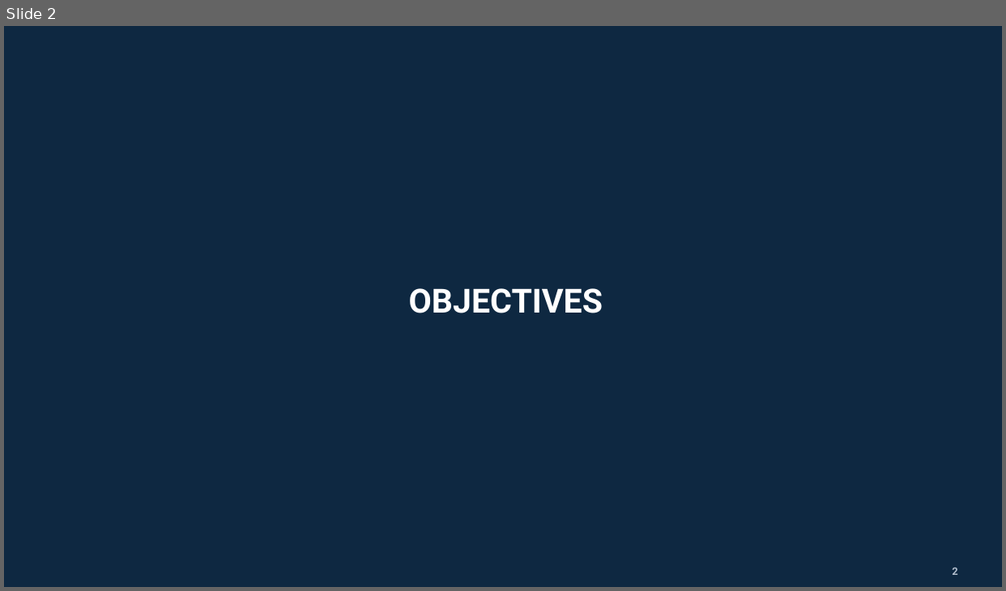
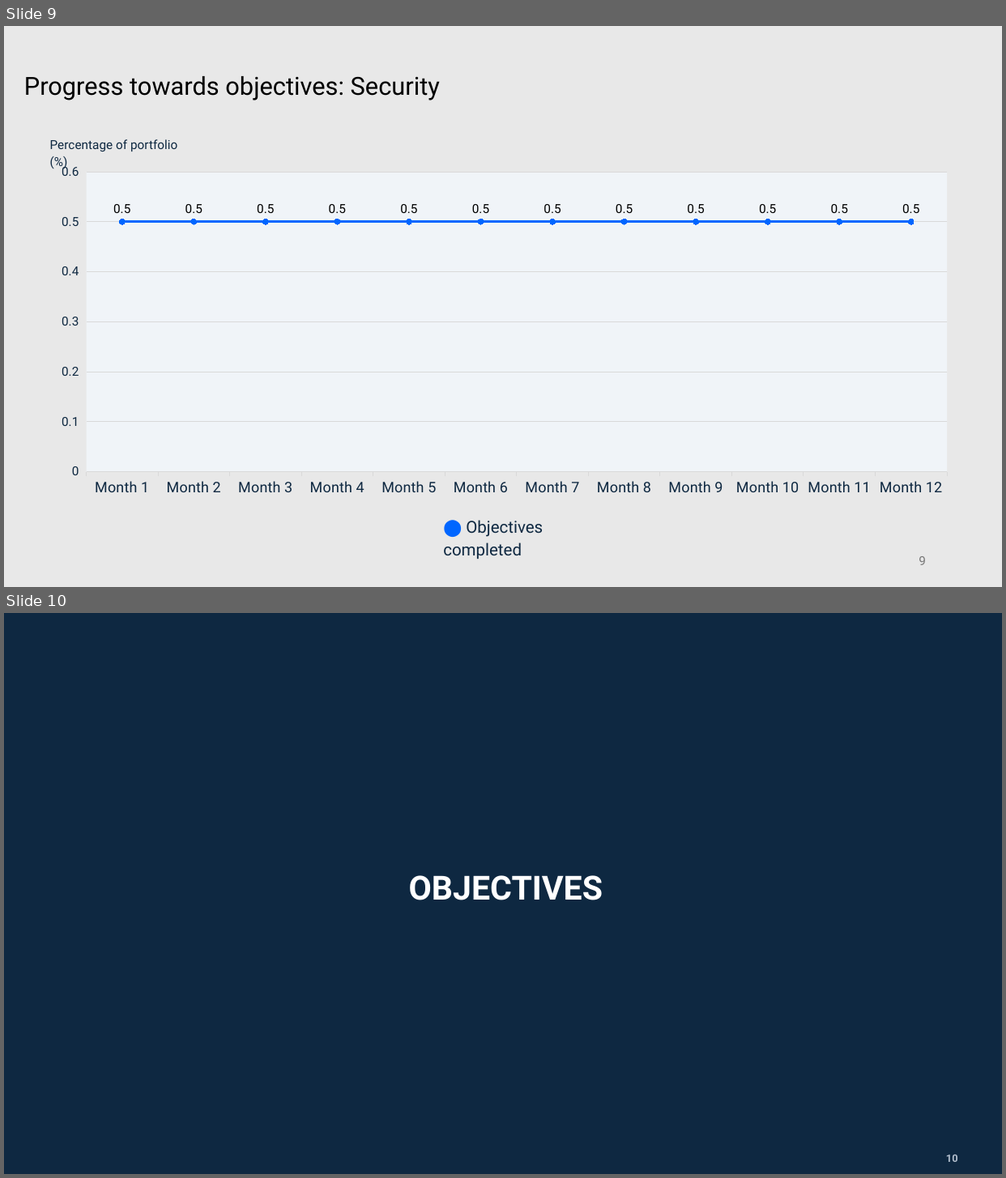
Before and after one commit to mardibiase/sigrid-integrations, a slide deck: report-generator/src/report_generator/presets/templates/portfolio-overview.pptx. Shown one above the other, each under a label of ours: slide 2 before the commit, slides 9 and 10 after it. The pictures are 1006x591 and 1006x1178 pixels, drawn with LibreOffice and Linux fonts; fonts in the diff are those of the drawing. Boxes give left, top, right and bottom in pixels: in the first picture for what was removed or moved away, otherwise in the second. Text is boxed around its words. In the diff, an @@ line names an element or a change of style, - is before the commit and + after.

Commit message:
add objectives sigrid-conform and template

```diff
--- a/report-generator/src/report_generator/presets/templates/portfolio-overview.pptx
+++ b/report-generator/src/report_generator/presets/templates/portfolio-overview.pptx
@@ slide 9 added at <box>4,26,1002,587</box>, background #E8E8E8 @@
@@ title added at <box>24,76,440,101</box>, 24 pt, text #000000 @@
+Progress towards objectives: Security
@@ text added at <box>50,139,177,152</box>, 12 pt, text #0E2841 @@
+Percentage of portfolio (%)
@@ line chart added at <box>43,158,965,505</box> @@
+categories: Month 1, Month 2, Month 3, Month 4, Month 5, Month 6, Month 7, Month 8, Month 9, Month 10, Month 11, Month 12
+Series 1: 0.5, 0.5, 0.5, 0.5, 0.5, 0.5, 0.5, 0.5, 0.5, 0.5, 0.5, 0.5
@@ text added at <box>443,520,543,559</box>, 16 pt, text #0E2841 @@
+⬤ Objectives completed
@@ page number added at <box>918,557,926,565</box>, 12 pt, text #797979 @@
+9
@@ what was slide 2 is now slide 10 @@
@@ page number at <box>946,1155,958,1162</box>: text changed @@
-2
+10
```
Also in this commit, not shown: 1 slide changed, 7 other slides added, 3 other files.
